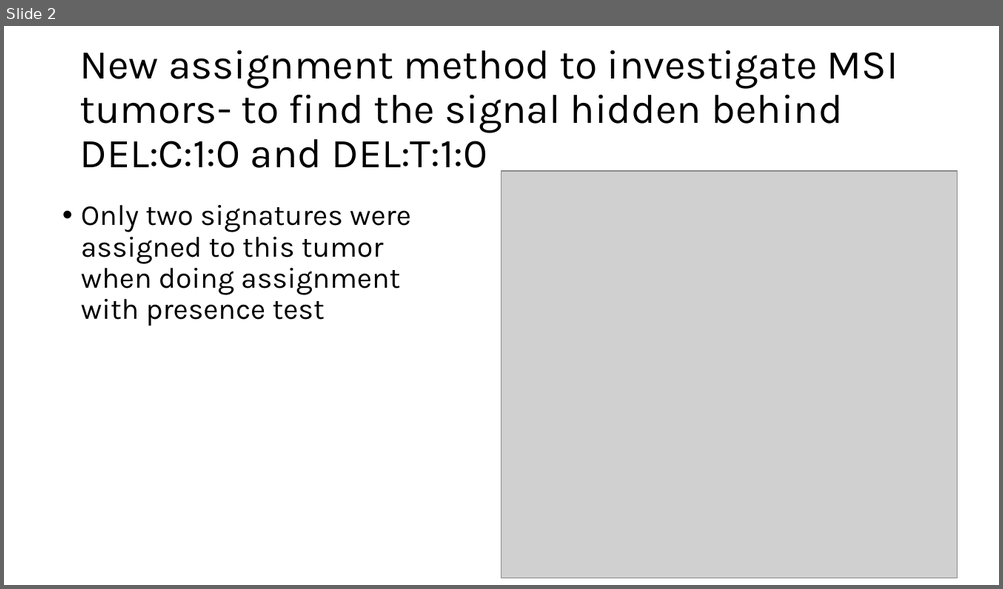
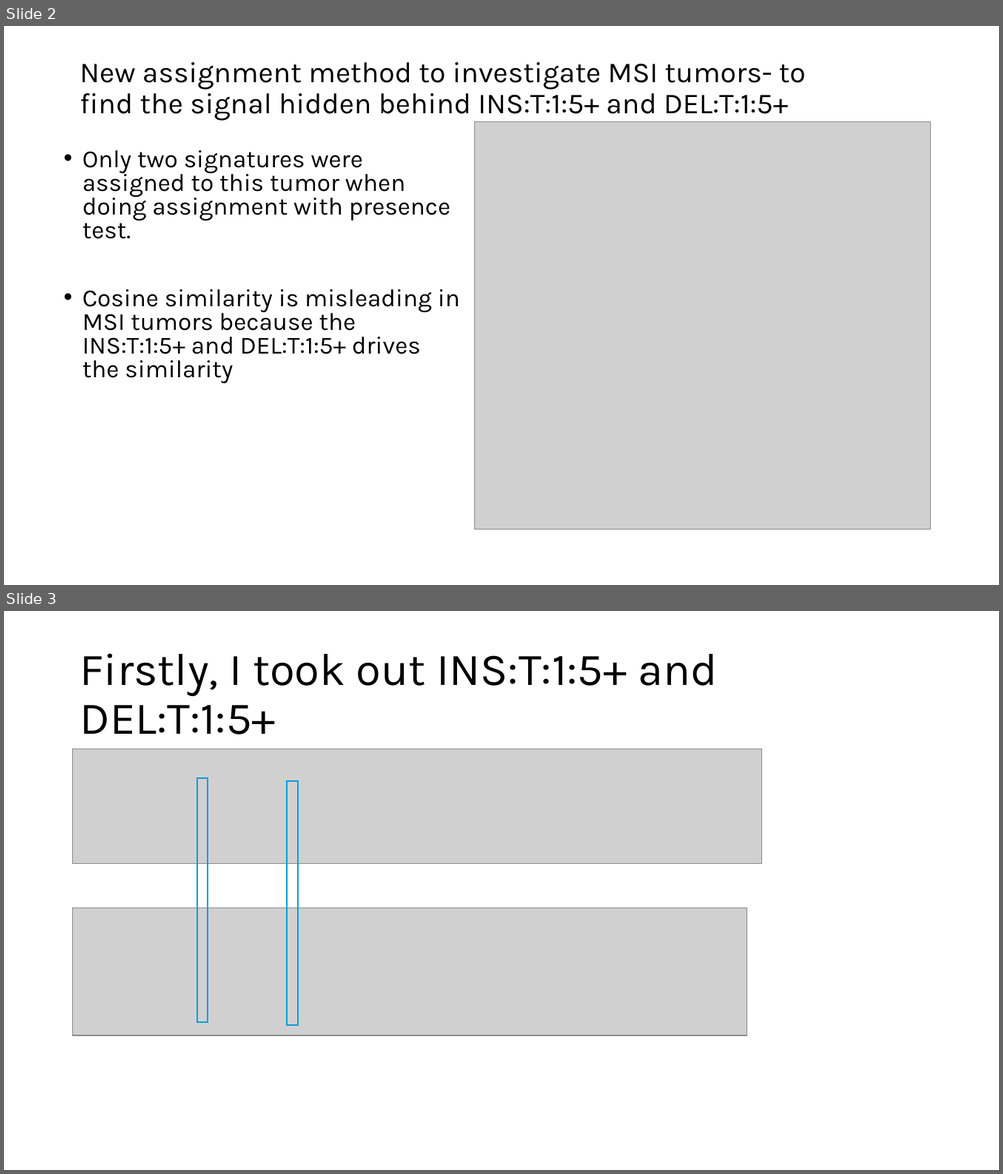
Before and after one commit to liumoLM/Liu2024, a slide deck: MSI_tumor_assignment_demo.pptx. Shown one above the other, each under a label of ours: slide 2 before the commit, slides 2 and 3 after it. The pictures are 1003x589 and 1003x1174 pixels, drawn with LibreOffice and Linux fonts; fonts in the diff are those of the drawing; grey boxes stand for pictures. Boxes give left, top, right and bottom in pixels: in the first picture for what was removed or moved away, otherwise in the second. Text is boxed around its words. In the diff, an @@ line names an element or a change of style, - is before the commit and + after.

```diff
--- a/MSI_tumor_assignment_demo.pptx
+++ b/MSI_tumor_assignment_demo.pptx
@@ slide 3 added at (4, 611, 999, 1170), background #FFFFFF @@
@@ title added at (79, 653, 717, 735), 44 pt, text #000000 @@
+Firstly, I took out INS:T:1:5+ and DEL:T:1:5+
@@ picture added at (73, 749, 761, 864) @@
@@ rectangle added at (197, 778, 208, 1022), outline #0F9ED5 1.5 pt @@
@@ rectangle added at (287, 782, 298, 1026), outline #0F9ED5 1.5 pt @@
@@ picture added at (73, 908, 747, 1036) @@
@@ slide 2 changed as well @@
@@ title at (79, 62, 805, 121): text changed; size 39.6 to 28 pt @@
-New assignment method to investigate MSI tumors- to find the signal hidden behind DEL:C:1:0 and DEL:T:1:0
+New assignment method to investigate MSI tumors- to find the signal hidden behind INS:T:1:5+ and DEL:T:1:5+
@@ picture: place and size @@
-picture at (502, 171, 958, 578)
+picture at (475, 122, 930, 530)
@@ text at (82, 150, 460, 355): text changed; size 28 to 23.8 pt @@
-• Only two signatures were assigned to this tumor when doing assignment with presence test
+• Only two signatures were assigned to this tumor when doing assignment with presence test.
+• Cosine similarity is misleading in MSI tumors because the INS:T:1:5+ and DEL:T:1:5+ drives the similarity
```
Also in this commit, not shown: 2 other slides changed.
